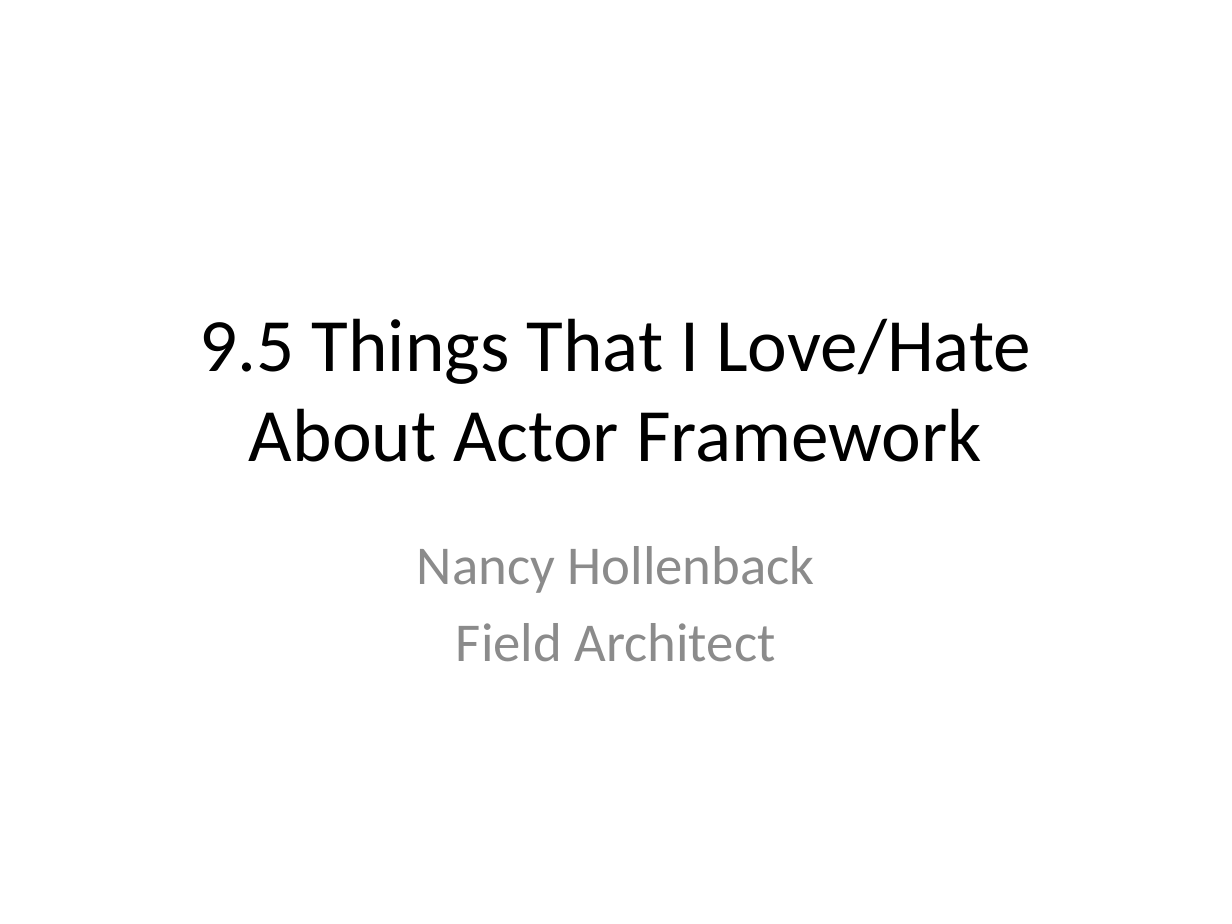
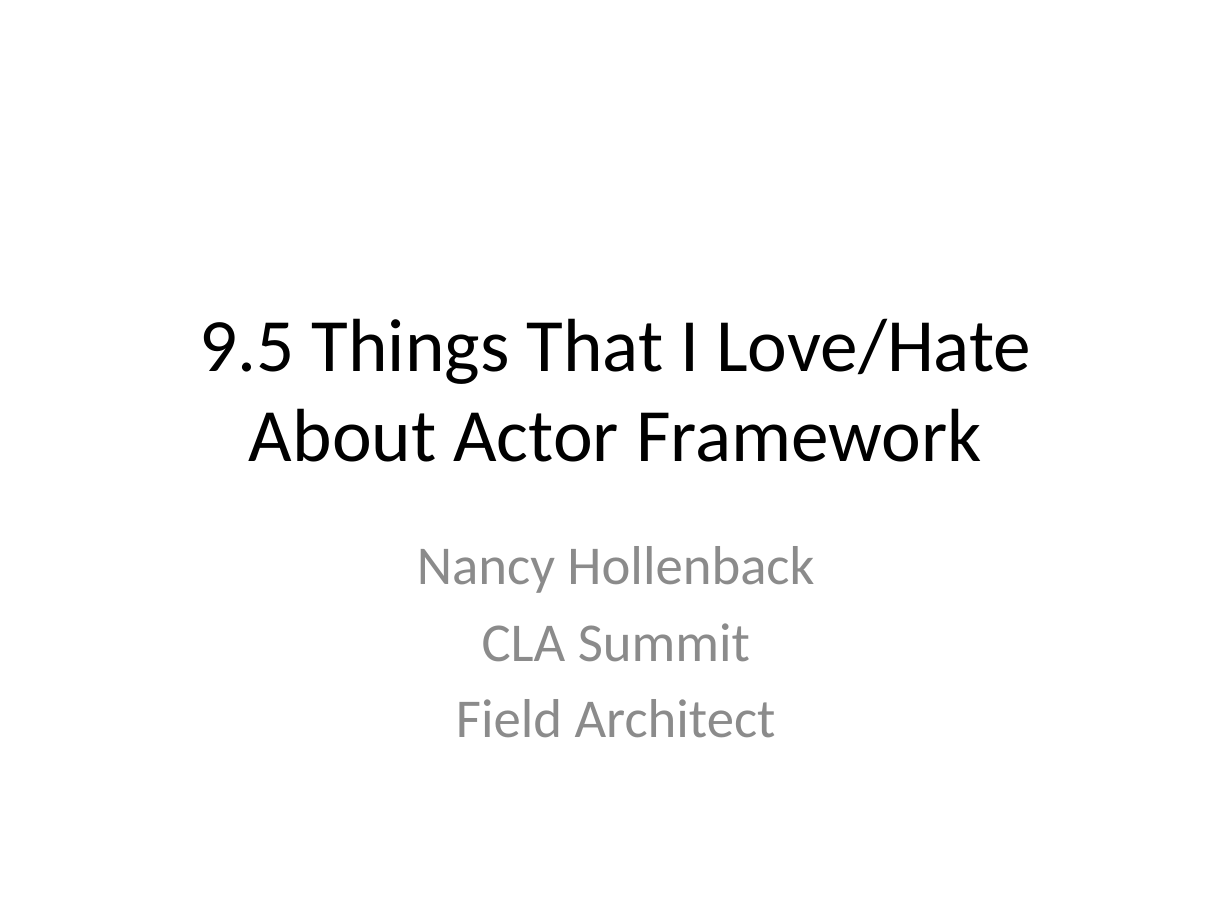
Before and after one commit to njhollenback/Presentations, a slide deck: slide 1 of 9-5 Things That I Love Hate About Actor Framework.pptx. Drawn at 1232x924 pixels with LibreOffice and Linux fonts; fonts in the diff are those of the drawing. Boxes give left, top, right and bottom in pixels: in the first picture for what was removed or moved away, otherwise in the second. Text is boxed around its words. In the diff, an @@ line names an element or a change of style, - is before the commit and + after.

Commit message:
Added CLA Summit

```diff
--- a/9-5 Things That I Love Hate About Actor Framework.pptx
+++ b/9-5 Things That I Love Hate About Actor Framework.pptx
@@ subtitle at [482,623,750,662]: paragraph added @@
+CLA Summit
```
